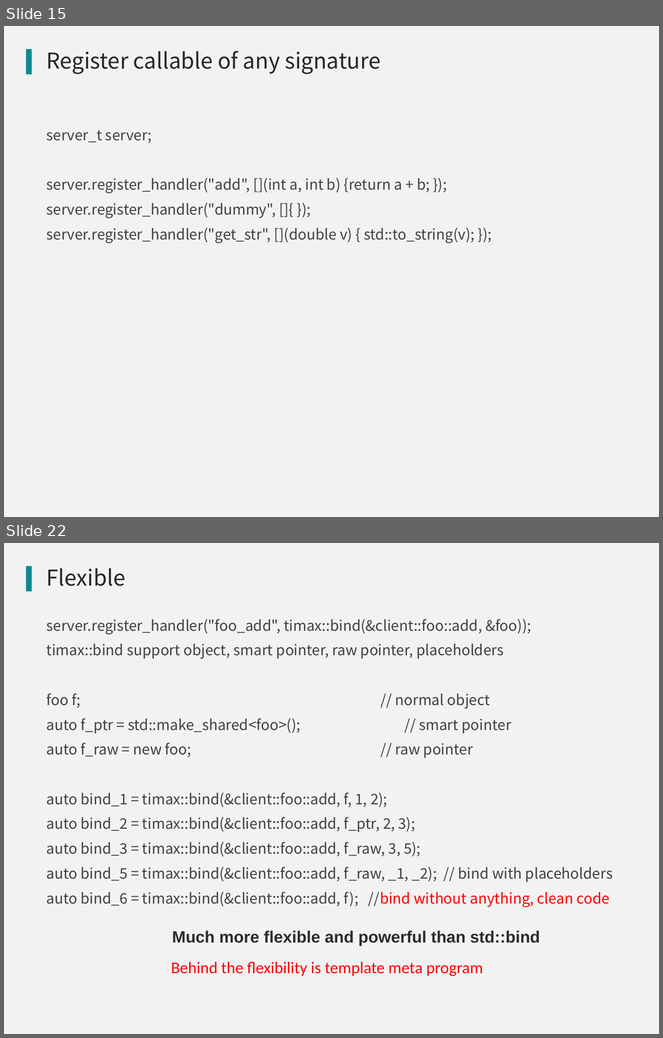
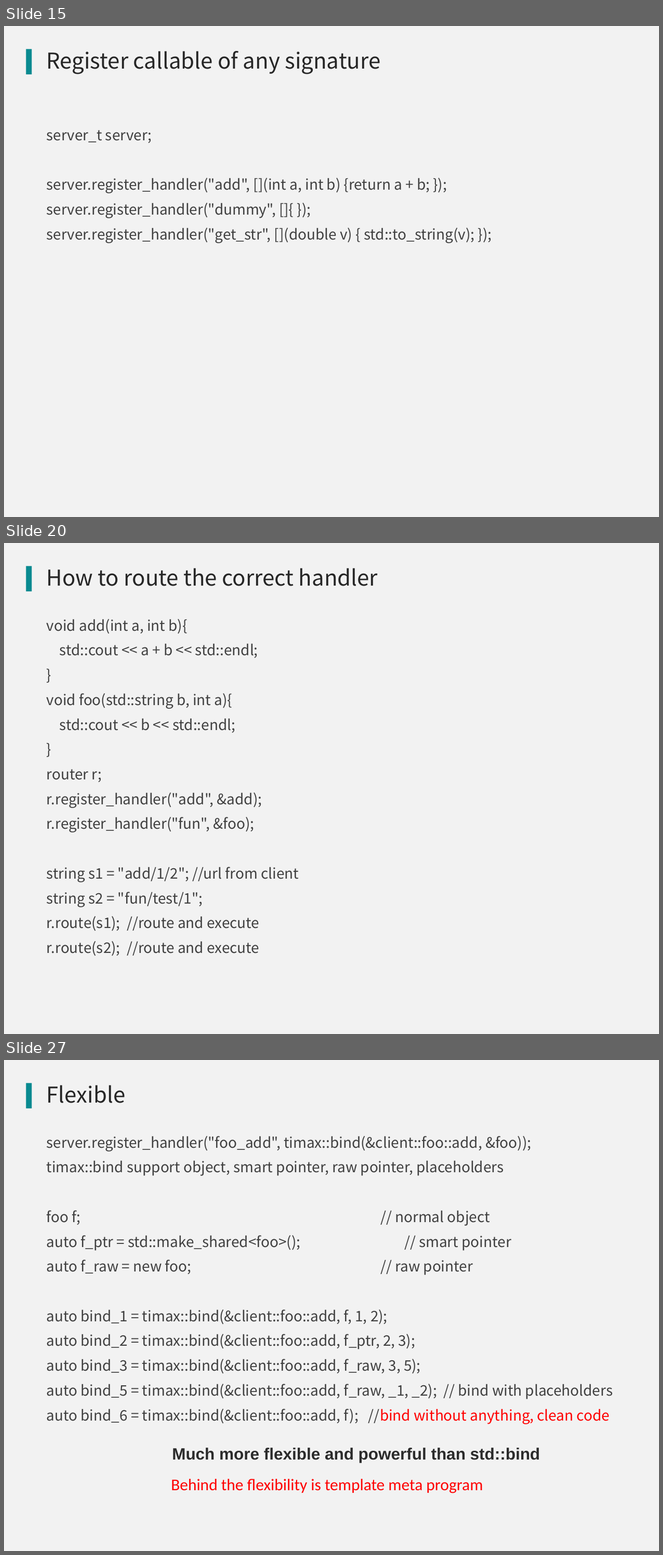
Before and after one commit to qicosmos/cppnow2017-ppt, a slide deck: An easy to use RPC framework implemented by c++11 and c++14.pptx. Shown one above the other, each under a label of ours: slides 15 and 22 before the commit, slides 15, 20 and 27 after it; the slides between them are not shown. The pictures are 663x1038 and 663x1555 pixels, drawn with LibreOffice and Linux fonts; fonts in the diff are those of the drawing; background and template pictures are left out. Boxes give left, top, right and bottom in pixels: in the first picture for what was removed or moved away, otherwise in the second. Text is boxed around its words. In the diff, an @@ line names an element or a change of style, - is before the commit and + after.

```diff
--- a/An easy to use RPC framework implemented by c++11 and c++14.pptx
+++ b/An easy to use RPC framework implemented by c++11 and c++14.pptx
@@ slide 20 added at box(4, 543, 659, 1034), background #F2F2F2; not listed: 1 template element that a slide beside it also shows @@
@@ title added at box(47, 568, 378, 586), 24 pt, text #262626 @@
+How to route the correct handler
@@ text added at box(47, 619, 299, 956), 16 pt, text #404040 @@
+void add(int a, int b){
+std::cout << a + b << std::endl;
+}
+void foo(std::string b, int a){
+std::cout << b << std::endl;
+}
+router r;
+r.register_handler("add", &add);
+r.register_handler("fun", &foo);
+string s1 = "add/1/2"; //url from client
+string s2 = "fun/test/1";
+r.route(s1); //route and execute
+r.route(s2); //route and execute
@@ what was slide 22 is now slide 27 @@
```
Also in this commit, not shown: 5 slides changed, 4 other slides added.
